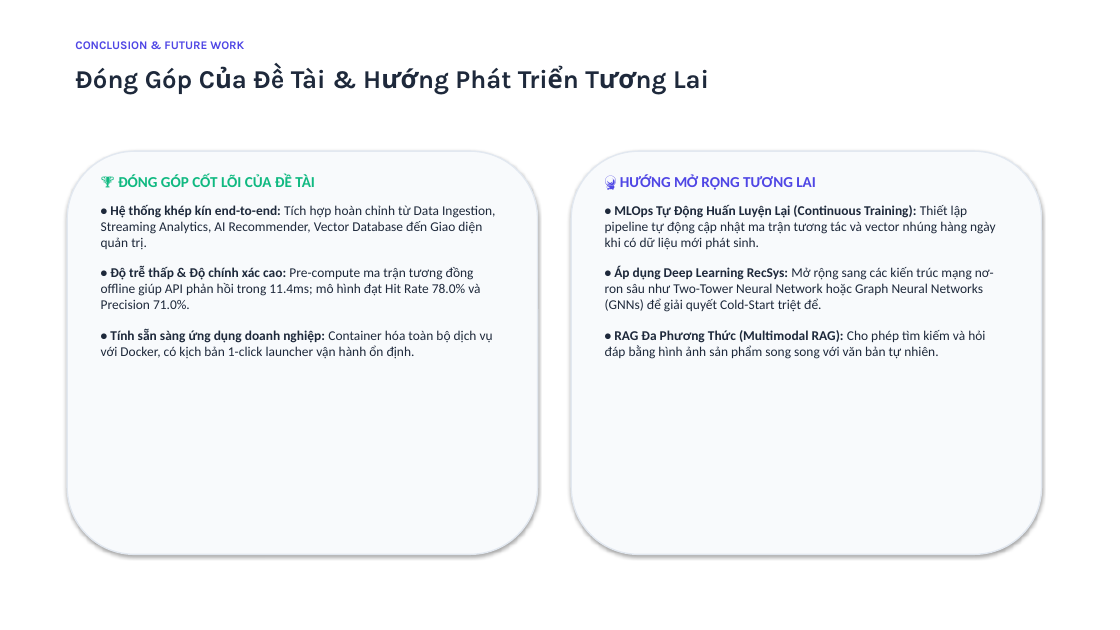
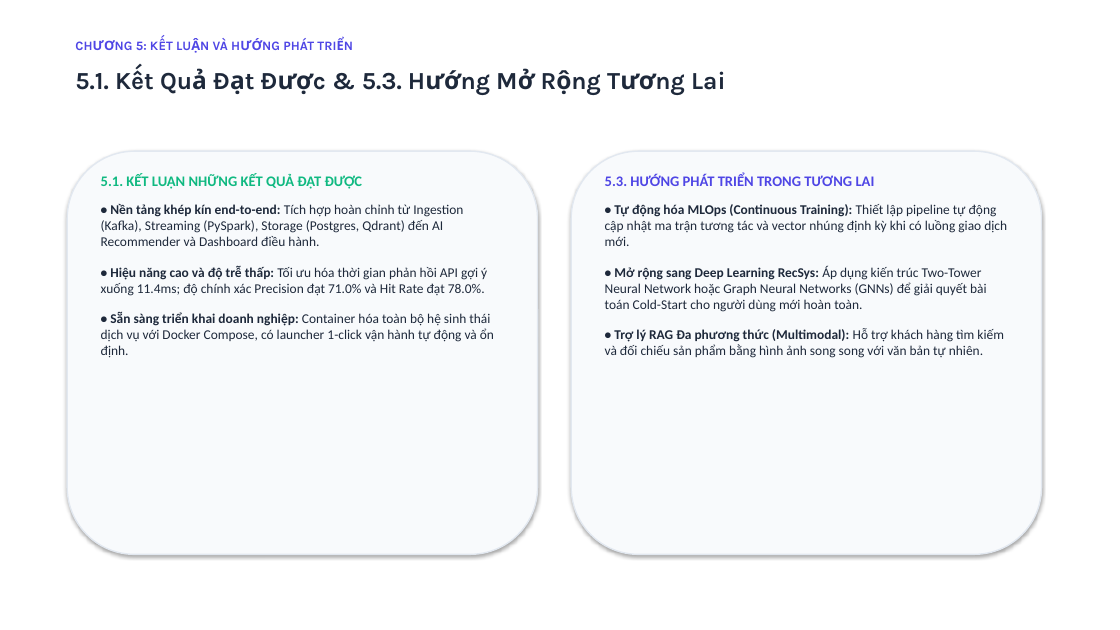
Before and after one commit to linhle100905/real-time-retail-analytics-platform, a slide deck: slide 11 of docs/Bao_Cao_Thuyet_Trinh_Do_An.pptx. Drawn at 1120x630 pixels with LibreOffice and Linux fonts; fonts in the diff are those of the drawing. Boxes give left, top, right and bottom in pixels: in the first picture for what was removed or moved away, otherwise in the second. Text is boxed around its words. In the diff, an @@ line names an element or a change of style, - is before the commit and + after.

```diff
--- a/docs/Bao_Cao_Thuyet_Trinh_Do_An.pptx
+++ b/docs/Bao_Cao_Thuyet_Trinh_Do_An.pptx
@@ text at bbox=[136, 38, 314, 50]: text changed; size 10 to 11 pt @@
-CONCLUSION & FUTURE WORK
+CHƯƠNG 5: KẾT LUẬN VÀ HƯỚNG PHÁT TRIỂN
@@ text at bbox=[75, 71, 725, 90]: text changed; size 22 to 21 pt @@
-Đóng Góp Của Đề Tài & Hướng Phát Triển Tương Lai
+5.1. Kết Quả Đạt Được & 5.3. Hướng Mở Rộng Tương Lai
@@ text at bbox=[101, 174, 494, 358]: text changed @@
-🏆 ĐÓNG GÓP CỐT LÕI CỦA ĐỀ TÀI
-• Hệ thống khép kín end-to-end: Tích hợp hoàn chỉnh từ Data Ingestion, Streaming Analytics, AI Recommender, Vector Database đến Giao diện quản trị.
-• Độ trễ thấp & Độ chính xác cao: Pre-compute ma trận tương đồng offline giúp API phản hồi trong 11.4ms; mô hình đạt Hit Rate 78.0% và Precision 71.0%.
-• Tính sẵn sàng ứng dụng doanh nghiệp: Container hóa toàn bộ dịch vụ với Docker, có kịch bản 1-click launcher vận hành ổn định.
+5.1. KẾT LUẬN NHỮNG KẾT QUẢ ĐẠT ĐƯỢC
+• Nền tảng khép kín end-to-end: Tích hợp hoàn chỉnh từ Ingestion (Kafka), Streaming (PySpark), Storage (Postgres, Qdrant) đến AI Recommender và Dashboard điều hành.
+• Hiệu năng cao và độ trễ thấp: Tối ưu hóa thời gian phản hồi API gợi ý xuống 11.4ms; độ chính xác Precision đạt 71.0% và Hit Rate đạt 78.0%.
+• Sẵn sàng triển khai doanh nghiệp: Container hóa toàn bộ hệ sinh thái dịch vụ với Docker Compose, có launcher 1-click vận hành tự động và ổn định.
@@ text at bbox=[605, 174, 1007, 358]: text changed @@
-🔮 HƯỚNG MỞ RỘNG TƯƠNG LAI
-• MLOps Tự Động Huấn Luyện Lại (Continuous Training): Thiết lập pipeline tự động cập nhật ma trận tương tác và vector nhúng hàng ngày khi có dữ liệu mới phát sinh.
-• Áp dụng Deep Learning RecSys: Mở rộng sang các kiến trúc mạng nơ-ron sâu như Two-Tower Neural Network hoặc Graph Neural Networks (GNNs) để giải quyết Cold-Start triệt để.
-• RAG Đa Phương Thức (Multimodal RAG): Cho phép tìm kiếm và hỏi đáp bằng hình ảnh sản phẩm song song với văn bản tự nhiên.
+5.3. HƯỚNG PHÁT TRIỂN TRONG TƯƠNG LAI
+• Tự động hóa MLOps (Continuous Training): Thiết lập pipeline tự động cập nhật ma trận tương tác và vector nhúng định kỳ khi có luồng giao dịch mới.
+• Mở rộng sang Deep Learning RecSys: Áp dụng kiến trúc Two-Tower Neural Network hoặc Graph Neural Networks (GNNs) để giải quyết bài toán Cold-Start cho người dùng mới hoàn toàn.
+• Trợ lý RAG Đa phương thức (Multimodal): Hỗ trợ khách hàng tìm kiếm và đối chiếu sản phẩm bằng hình ảnh song song với văn bản tự nhiên.
```
Also in this commit, not shown: 10 other slides changed, 1 slide added, 1 slide removed.
